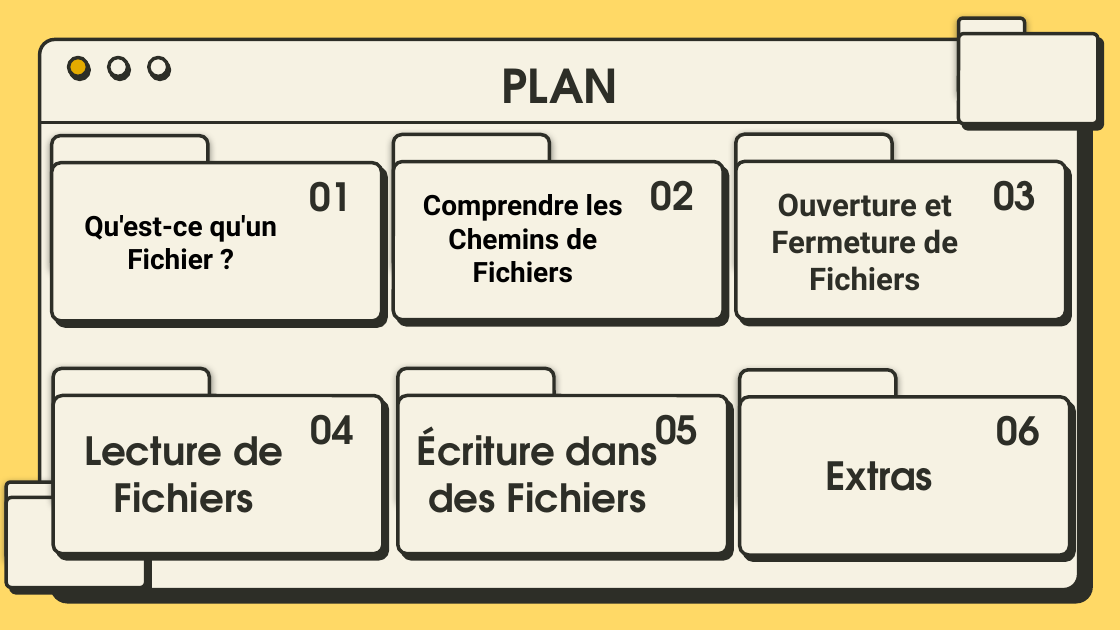
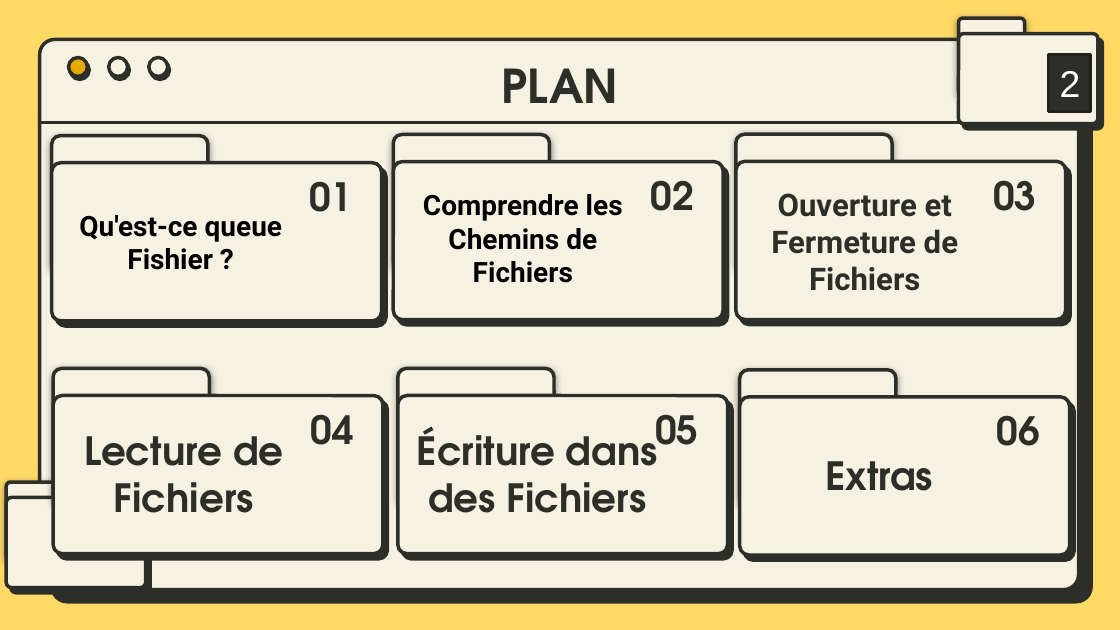
Before and after one commit to bydevmar/Master_MASD_FPO, a slide deck: slide 2 of SEMESTER 1/Modélisation avec Python/G- Fichiers/Manipulation des Fichiers.pptx. Drawn at 1120x630 pixels with LibreOffice and Linux fonts; fonts in the diff are those of the drawing. Boxes give left, top, right and bottom in pixels: in the first picture for what was removed or moved away, otherwise in the second. Text is boxed around its words. In the diff, an @@ line names an element or a change of style, - is before the commit and + after.

```diff
--- a/SEMESTER 1/Modélisation avec Python/G- Fichiers/Manipulation des Fichiers.pptx
+++ b/SEMESTER 1/Modélisation avec Python/G- Fichiers/Manipulation des Fichiers.pptx
@@ rectangle added at [1048,55,1090,111], fill #2D2E27, outline #21221D 2 pt, 24 pt, text #FFFFFF @@
+2
@@ title at [79,215,282,270]: text changed @@
-Qu'est-ce qu'un Fichier ?
+Qu'est-ce queue Fishier ?
```
Also in this commit, not shown: 34 other slides changed, 5 other files.
